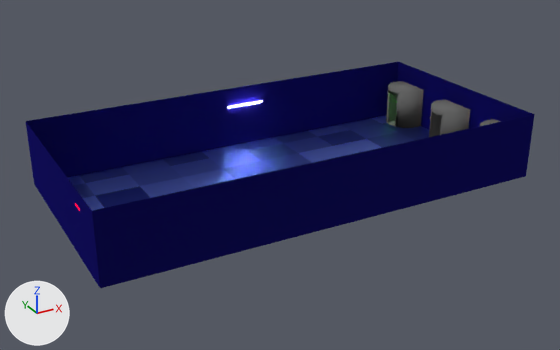
The Blender file Bilder/Spawn.blend as it was, and as the next commit left it.
The view is the same before and after, from a 50 mm camera at (-15.7, -28.2, 14.4) aimed at (-0.3, -0.2, 0.4). The lights are fixed; the arrows at lower left show +X, +Y and +Z.

The scene before the commit, as lines of its bpy script (objects in view):
```python
me_cylinder_002 = bpy.data.meshes.new('Cylinder.002')
me_cylinder_002.from_pydata(...)  # 165 vertices, 63 faces; spans x -1.0..1.0, y -1.0..1.0, z -1.0..1.0
me_cylinder_002.polygons.foreach_set('use_smooth', [True] * 63)
me_cylinder_002.materials.append(mat_material)  # dark grey #696969
me_plane_010 = bpy.data.meshes.new('Plane.010')
me_plane_010.from_pydata([(-1.0, -1.0, 0.0), (1.0, -1.0, 0.0), (-1.0, 1.0, 0.0), (1.0, 1.0, 0.0)], [], [(0, 1, 3, 2)])
me_plane_010.materials.append(mat_wand_spawn)
me_plane_011 = bpy.data.meshes.new('Plane.011')
me_plane_011.from_pydata([(-1.0, -1.0, 0.0), (1.0, -1.0, 0.0), (-1.0, 1.0, 0.0), (1.0, 1.0, 0.0)], [], [(0, 1, 3, 2)])
me_plane_011.materials.append(mat_wand_spawn)
ob_cylinder_001 = bpy.data.objects.new('Cylinder.001', me_cylinder_002)
ob_cylinder_001.location = (9.6, -0.02, 1.01)
ob_plane_003 = bpy.data.objects.new('Plane.003', me_plane_010)
ob_plane_003.location = (10.0, 0.0, 1.5)
ob_plane_003.rotation_euler = (0.0, 1.571, 0.0)  # degrees (0, 90, 0)
ob_plane_003.scale = (1.5, 5.0, 1.0)
ob_plane_004 = bpy.data.objects.new('Plane.004', me_plane_011)
ob_plane_004.location = (-10.0, 0.0, 1.5)
ob_plane_004.rotation_euler = (0.0, 1.571, 0.0)  # degrees (0, 90, 0)
ob_plane_004.scale = (1.5, 5.0, 1.0)
# also in view: 'Plane.002' at (0.0, -5.0, 1.5); 'Cylinder.002' at (9.6, 3.6, 1.0); 'Plane' at (0.0, 0.0, 0.0); 'Plane.001' at (0.0, 5.0, 1.5)
```
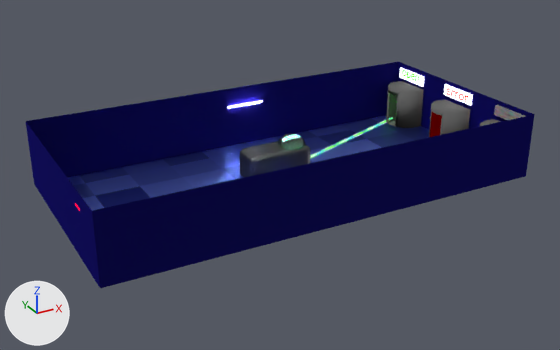
The change, as a diff of the scene's bpy script:
```diff
--- a/Bilder/Spawn.blend.py
+++ b/Bilder/Spawn.blend.py
@@ mat_material_002 @@
+mat_material_002 = bpy.data.materials.new('Material.002')
+mat_material_002.use_nodes = True; mat_material_002.node_tree.nodes.clear()
+_N = mat_material_002.node_tree.nodes; _L = mat_material_002.node_tree.links
+n0 = _N.new('ShaderNodeOutputMaterial'); n0.name = 'Material Output'
+n1 = _N.new('ShaderNodeTexNoise'); n1.name = 'Noise Texture'
+n2 = _N.new('ShaderNodeEmission'); n2.name = 'Emission'
+n2.inputs[1].default_value = 0.3  # 'Strength'
+_L.new(n2.outputs[0], n0.inputs[0])  # 'Emission' to 'Surface'
+_L.new(n1.outputs[1], n2.inputs[0])  # 'Color' to 'Color'
@@ mat_material_008 @@
+mat_material_008 = bpy.data.materials.new('Material.008')
+mat_material_008.use_nodes = True; mat_material_008.node_tree.nodes.clear()
+_N = mat_material_008.node_tree.nodes; _L = mat_material_008.node_tree.links
+n0 = _N.new('ShaderNodeOutputMaterial'); n0.name = 'Material Output'
+n1 = _N.new('ShaderNodeBsdfAnisotropic'); n1.name = 'Glossy BSDF'
+n1.distribution = 'GGX'
+n1.inputs[0].default_value = (0.128, 0.128, 0.128, 1.0)  # 'Color', dark grey #646464
+n1.inputs[1].default_value = 0.437  # 'Roughness'
+_L.new(n1.outputs[0], n0.inputs[0])  # 'BSDF' to 'Surface'
@@ mat_material_009 @@
+mat_material_009 = bpy.data.materials.new('Material.009')
+mat_material_009.use_nodes = True; mat_material_009.node_tree.nodes.clear()
+_N = mat_material_009.node_tree.nodes; _L = mat_material_009.node_tree.links
+n0 = _N.new('ShaderNodeOutputMaterial'); n0.name = 'Material Output'
+n1 = _N.new('ShaderNodeBsdfGlass'); n1.name = 'Glass BSDF'
+n1.distribution = 'BECKMANN'
+n1.inputs[0].default_value = (0.8, 0.8, 0.8, 1.0)  # 'Color', white #e7e7e7
+n1.inputs[2].default_value = 1.45  # 'IOR'
+_L.new(n1.outputs[0], n0.inputs[0])  # 'BSDF' to 'Surface'
@@ mat_leitung_001 @@
+mat_leitung_001 = bpy.data.materials.new('Leitung.001')
+mat_leitung_001.use_nodes = True; mat_leitung_001.node_tree.nodes.clear()
+_N = mat_leitung_001.node_tree.nodes; _L = mat_leitung_001.node_tree.links
+n0 = _N.new('ShaderNodeOutputMaterial'); n0.name = 'Material Output'
+n1 = _N.new('ShaderNodeEmission'); n1.name = 'Emission'
+n2 = _N.new('ShaderNodeTexMagic'); n2.name = 'Magic Texture'
+_L.new(n1.outputs[0], n0.inputs[0])  # 'Emission' to 'Surface'
+_L.new(n2.outputs[0], n1.inputs[0])  # 'Color' to 'Color'
@@ me_cylinder_002 @@
-me_cylinder_002.from_pydata(...)  # 165 vertices, 63 faces; spans x -1.0..1.0, y -1.0..1.0, z -1.0..1.0
+me_cylinder_002.from_pydata(...)  # 165 vertices, 64 faces; spans x -1.0..1.0, y -1.0..1.0, z -1.0..1.0
+# me_cylinder_002 part 1
+# 1 new face joins them, mat_material_007 (red #e70000)
 me_cylinder_002.materials.append(mat_material)
+me_cylinder_002.materials.append(mat_material_007)  # red #e70000
@@ txt_text_002 @@
+txt_text_002 = bpy.data.curves.new('Text.002', 'FONT')
+txt_text_002.body = 'error'
+txt_text_002.materials.append(mat_material_006)  # red #e70000
@@ txt_text @@
+txt_text = bpy.data.curves.new('Text', 'FONT')
+txt_text.body = 'open'
+txt_text.materials.append(mat_material_005)  # green #17e700
@@ ob_cube_001 @@
+ob_cube_001 = bpy.data.objects.new('Cube.001', me_cube_005)  # a box spanning x -1.0..1.0, y -1.0..1.0, z -1.0..1.0; in mat_material_004 (white #e7e7e7)
+ob_cube_001.location = (9.93, 3.69, 2.48)
+ob_cube_001.scale = (0.05, 1.0, 0.28)
@@ ob_cube_002 @@
+ob_cube_002 = bpy.data.objects.new('Cube.002', me_cube_006)  # a box spanning x -1.0..1.0, y -1.0..1.0, z -1.0..1.0; in mat_material_004 (white #e7e7e7)
+ob_cube_002.location = (9.93, -0.03, 2.54)
+ob_cube_002.scale = (0.05, 1.0, 0.28)
@@ ob_cube_003 @@
+ob_cube_003 = bpy.data.objects.new('Cube.003', me_cube_007)  # a box spanning x -1.0..1.0, y -1.0..1.0, z -1.0..1.0
+ob_cube_003.location = (9.93, -3.68, 2.54)
+ob_cube_003.scale = (0.05, 1.0, 0.25)
@@ ob_cube_004 @@
+ob_cube_004 = bpy.data.objects.new('Cube.004', me_cube_008)  # 98 vertices, 96 faces; spans x -1.0..1.0, y -1.0..1.0, z -1.0..1.0; modifiers SUBSURF
+ob_cube_004.location = (0.15, 1.0, 0.5)
+ob_cube_004.scale = (1.57, 0.75, 0.75)
@@ ob_sphere_002 @@
+ob_sphere_002 = bpy.data.objects.new('Sphere.002', me_sphere_002)  # 257 vertices, 256 faces; spans x -1.0..1.0, y -1.0..1.0, z 0.0..1.0
+ob_sphere_002.location = (1.0, 1.0, 1.0)
+ob_sphere_002.scale = (0.713, 0.713, 0.713)
@@ ob_cylinder_005 @@
+ob_cylinder_005 = bpy.data.objects.new('Cylinder.005', me_cylinder_005)  # a 32-sided cylinder along z spanning x -1.0..1.0, y -1.0..1.0, z -1.0..1.0
+ob_cylinder_005.location = (4.67, 2.57, 0.0)
+ob_cylinder_005.rotation_euler = (-0.372, 1.571, 0.0)  # degrees (-21, 90, 0)
+ob_cylinder_005.scale = (0.1, 0.1, 5.0)
@@ ob_text_001 @@
+ob_text_001 = bpy.data.objects.new('Text.001', txt_text_002)
+ob_text_001.location = (9.86, 0.78, 2.35)
+ob_text_001.rotation_euler = (1.571, 0.0, -1.571)  # degrees (90, 0, -90)
+ob_text_001.scale = (0.748, 0.748, 0.748)
@@ ob_text @@
+ob_text = bpy.data.objects.new('Text', txt_text)
+ob_text.location = (9.87, 4.46, 2.39)
+ob_text.rotation_euler = (1.571, 0.0, -1.571)  # degrees (90, 0, -90)
+ob_text.scale = (0.734, 0.734, 0.734)
```

Boxes (x1, y1, x2, y2) around the edits, measured in the pictures (560 x 350 px):
'Cube.004', added: after (240, 141, 310, 177)
'Sphere.002', added: after (277, 133, 306, 150)
'Cube.002', added: after (444, 84, 473, 106)
'Cylinder.005', added: after (310, 117, 393, 159)
'Cube.003', added: after (494, 105, 525, 120)
'Cube.001', added: after (399, 67, 425, 87)
'Text', added: after (402, 70, 419, 81)
'Text.001', added: after (446, 88, 468, 102)
part 1 of me_cylinder_002, added: after (430, 112, 442, 137)
